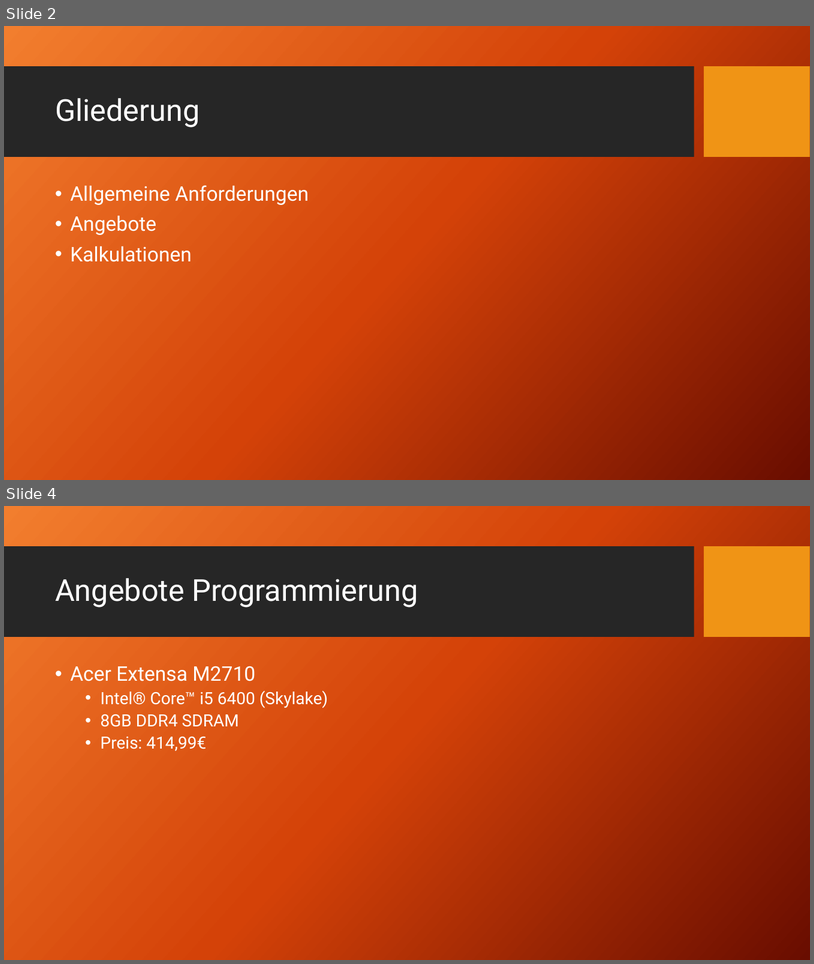
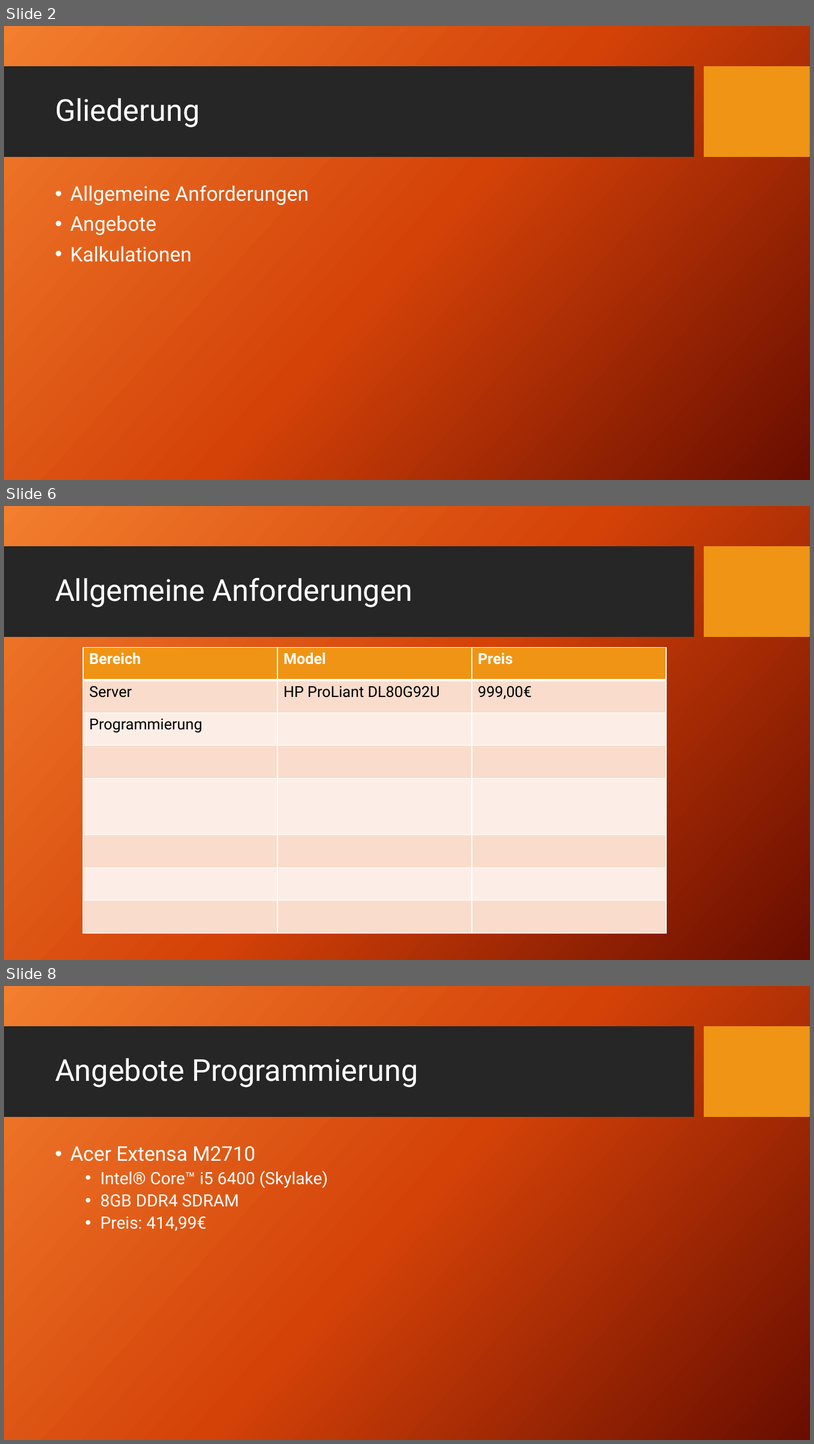
Before and after one commit to HaJaReDeluxe/mintBerryCrunchGames, a slide deck: Angebot für mintBerryCrunchGames GmbH.pptx. Shown one above the other, each under a label of ours: slides 2 and 4 before the commit, slides 2, 6 and 8 after it; the slides between them are not shown. The pictures are 814x964 and 814x1444 pixels, drawn with LibreOffice and Linux fonts; fonts in the diff are those of the drawing; background and template pictures are left out. Boxes give left, top, right and bottom in pixels: in the first picture for what was removed or moved away, otherwise in the second. Text is boxed around its words. In the diff, an @@ line names an element or a change of style, - is before the commit and + after.

```diff
--- a/Angebot für mintBerryCrunchGames GmbH.pptx
+++ b/Angebot für mintBerryCrunchGames GmbH.pptx
@@ slide 6 added at (4,506,810,960), background picture (left out); not listed: 2 template elements that a slide beside it also shows @@
@@ title added at (55,577,413,607), 36 pt, text #FFFFFF @@
+Allgemeine Anforderungen
@@ table added at (83,647,666,933), 8 rows, 3 columns @@
+Bereich | Model | Preis
+Server | HP ProLiant DL80G92U | 999,00€
+Programmierung |  | 
+ |  | 
+ |  | 
+ |  | 
+ |  | 
+ |  | 
@@ what was slide 4 is now slide 8 @@
```
Also in this commit, not shown: 4 other slides added, 1 slide removed, 1 other file.
